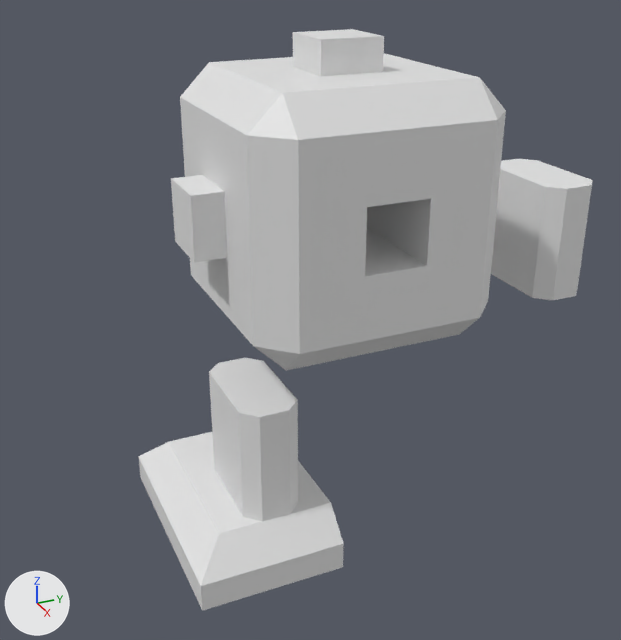
The glTF model web/stl/ddr-robot.glb, before and after one commit.
Camera for both pictures: a 50 mm lens placed at (5.93, -2.89, 1.96), pointed at (-0.11, -0.17, -1.06). Every picture has the same lights, and +X, +Y and +Z are marked at lower left.

In view in the first picture: 'body', 'foot', 'hand', 'leg'.
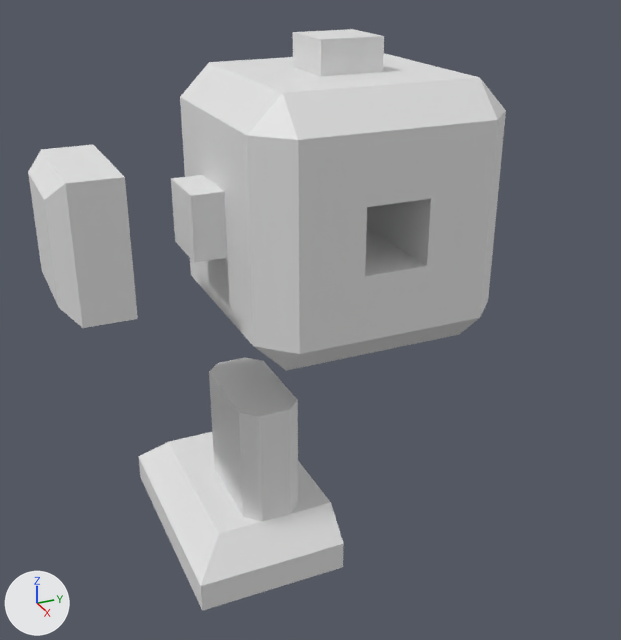
Commit message: Robot update

Changed parts and their boxes [x1, y1, x2, y2] in the pictures (621 x 640 px):
'Cube', added
    after: [28, 145, 138, 328]
'hand', deleted
    before: [491, 159, 593, 300]

The change, as a list of edits to the scene's bpy script:
```text
Add me_cube_007:
    me_cube_007.from_pydata([(-0.5, -0.5, -0.5), (-0.5, -0.5, 0.5), (0.5, -0.5, -0.5), (0.5, -0.5, 0.5), (-0.375, 0.0, -0.375), (-0.5, -0.125, -0.5), (-0.375, 0.0, 0.375), (-0.5, -0.125, 0.5), (0.375, 0.0, -0.375), (0.5, -0.125, -0.5), (0.5, -0.125, 0.5), (0.375, 0.0, 0.375)], [], [(4, 6, 11), (4, 11, 8), (10, 7, 1), (10, 1, 3), (2, 3, 1), (2, 1, 0), (0, 1, 7), (0, 7, 5), (9, 10, 3), (9, 3, 2), (6, 4, 5), (6, 5, 7), (9, 5, 4), (9, 4, 8), (7, 10, 11), (7, 11, 6), (10, 9, 8), (10, 8, 11), (5, 9, 2), (5, 2, 0)])
Remove ob_hand:
    ob_hand = bpy.data.objects.new('hand', me_cube_006)
    ob_hand.location = (0.0, 2.0, -0.5)
Add ob_cube:
    ob_cube = bpy.data.objects.new('Cube', me_cube_007)
    ob_cube.location = (0.0, -2.25, 0.0)
    ob_cube.rotation_euler = (0.0, -3.142, 0.0)  # degrees (0, -180, 0)
    ob_cube.scale = (-1.0, -1.0, -1.0)
```
